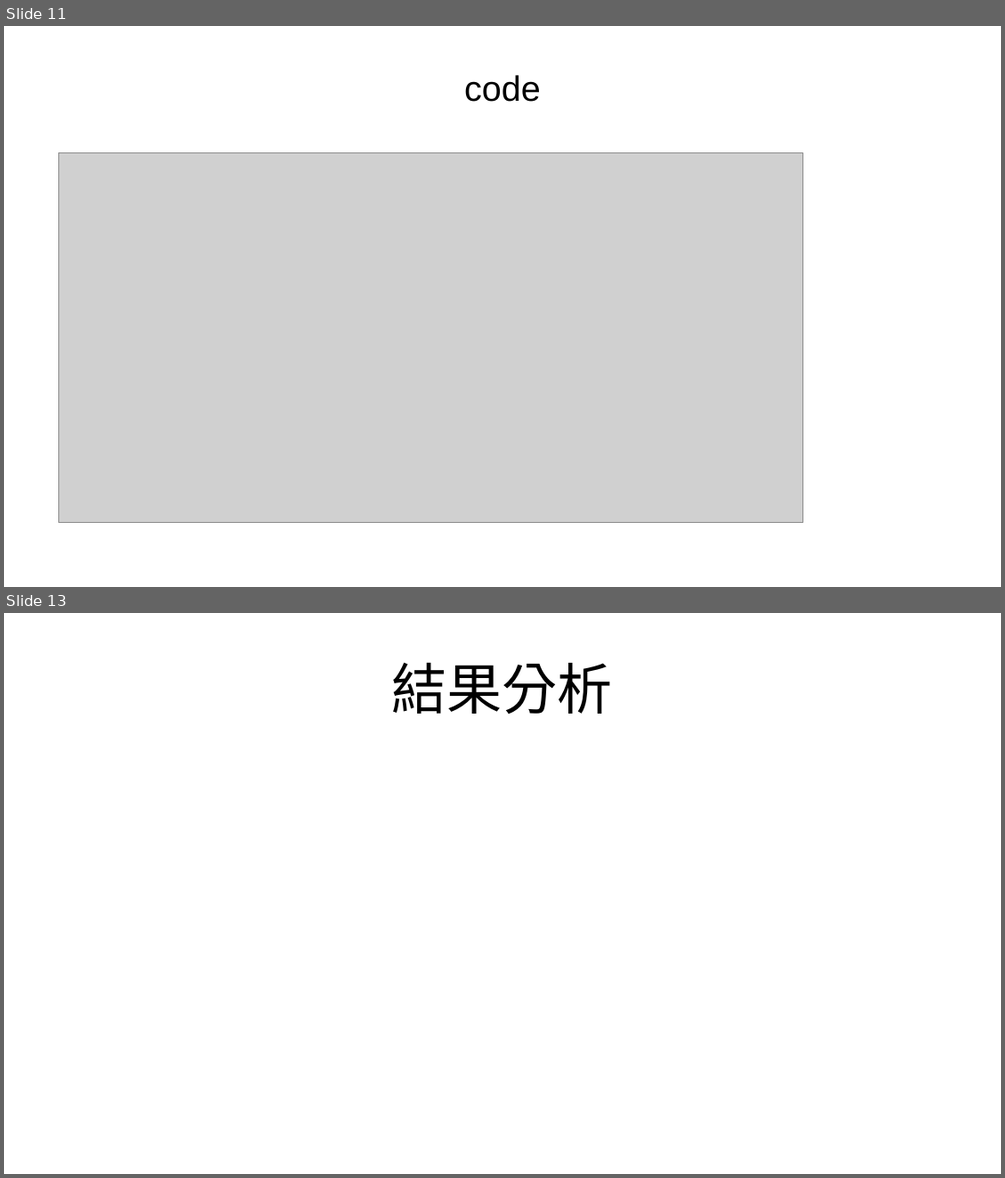
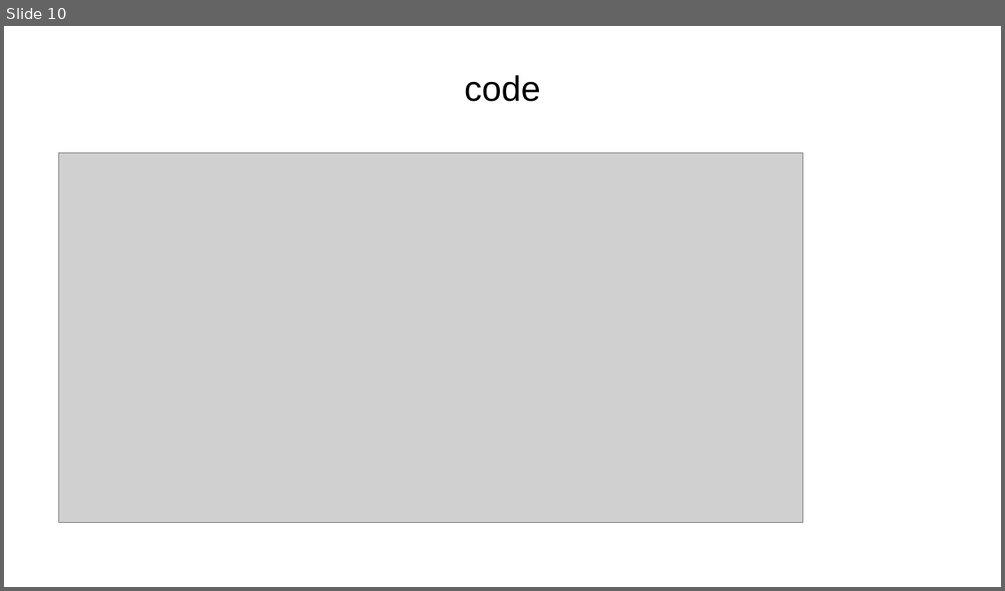
Before and after one commit to Zhao6021/NTNU_TextProcessing, a slide deck: potato.pptx. Shown one above the other, each under a label of ours: slides 11 and 13 before the commit, slide 10 after it; the slides between them are not shown. The pictures are 1005x1178 and 1005x591 pixels, drawn with LibreOffice and Linux fonts; fonts in the diff are those of the drawing; grey boxes stand for pictures; background and template pictures are left out. Boxes give left, top, right and bottom in pixels: in the first picture for what was removed or moved away, otherwise in the second. Text is boxed around its words. In the diff, an @@ line names an element or a change of style, - is before the commit and + after.

```diff
--- a/potato.pptx
+++ b/potato.pptx
@@ slide 13 removed at (4,613,1001,1174), background picture (left out) @@
@@ title removed at (392,662,613,714) @@
-結果分析
@@ what was slide 11 is now slide 10 @@
```
Also in this commit, not shown: 1 slide added, 4 other slides removed.
